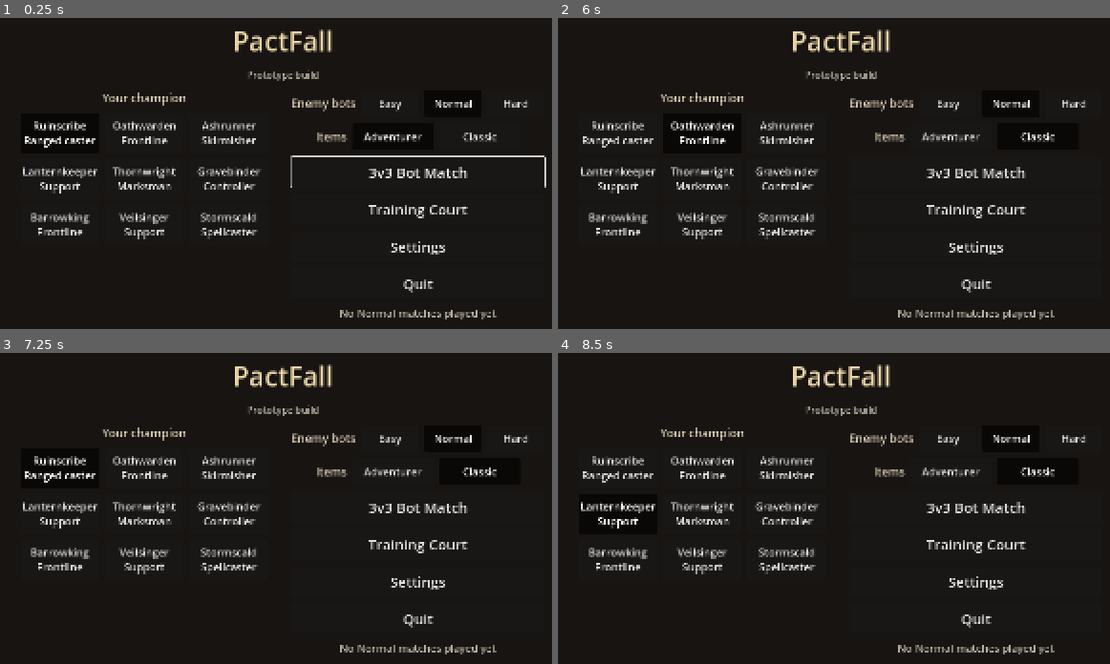
Above: before the commit, frames 1-4 (two rows, left to right).
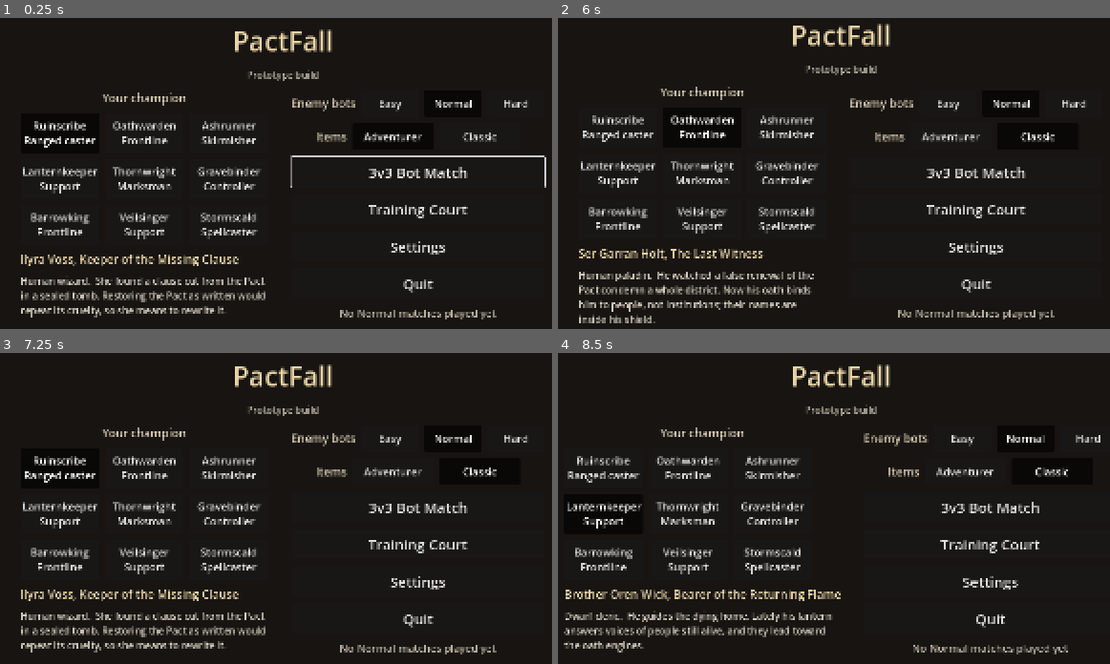
Above: after the commit, the same moments.

Repository: OminaMalum/Oath-and-Ruin
Game: Godot game, scene res://scenes/main.tscn
Same seed, same stepped clock (60 frames per second), same inputs: the game is played once before the commit and once after it.
Inputs:
- Up to frame 1 (0.25 s): no input
- Up to frame 2 (6 s): click "Easy" at 0.5 s; click "Easy" at 1.25 s; click "Normal" at 2 s; click "Normal" at 2.75 s; click "Classic" at 3.5 s; click "Classic" at 4.25 s; click "Ruinscribe Ranged caster" at 5 s; click "Oathwarden Frontline" at 5.75 s
- Up to frame 3 (7.25 s): click "Ruinscribe Ranged caster" at 6.5 s
- Up to frame 4 (8.5 s): click "Ashrunner Skirmisher" at 7.25 s; click "Lanternkeeper Support" at 8 s

The runs differ from the first frame. In frame 1, 2.5% of the frame differs, in the area x 3-49%, y 76-97%; in frame 2, 9.3%; in frame 3, 2.5%; in frame 4, 9.6%, in the area x 1-99%, y 25-97%.

Commit message:
Phase 3: Marginalia, Stand Behind Me, Patient Quarry, lore for all nine
Co-Authored-By: Claude Opus 5.5 <noreply@anthropic.com>
Claude-Session: https://claude.ai/code/session_01K9SmUkA29QzEXmf1q4eRcR

Diff:
--- a/data/champions/ashrunner.tres
+++ b/data/champions/ashrunner.tres
@@ -13,6 +13,10 @@
 id = &"ashrunner"
 display_name = "Ashrunner"
 role = "Mobile skirmisher"
+hero_name = "Neris Vale"
+title = "The Cinder Knife"
+ancestry = "Half-elf rogue"
+lore = "She burned the archive that held her company's bound debts. Now she smuggles people out of the wars those same contracts pay for."
 look = 9
 max_health = 470.0
 move_speed = 6.8
--- a/data/champions/barrowking.tres
+++ b/data/champions/barrowking.tres
@@ -13,6 +13,10 @@
 id = &"barrowking"
 display_name = "Barrowking"
 role = "Frontline"
+hero_name = "Torvald Cairn"
+title = "King Without a Kingdom"
+ancestry = "Half-orc barbarian"
+lore = "His crown rules a kingdom that lives only in burial songs. His ancestors demand conquest; he wants to earn them peace."
 look = 13
 max_health = 860.0
 move_speed = 5.85
--- a/data/champions/gravebinder.tres
+++ b/data/champions/gravebinder.tres
@@ -13,6 +13,10 @@
 id = &"gravebinder"
 display_name = "Gravebinder"
 role = "Controller"
+hero_name = "Maelin Dusk"
+title = "Advocate of the Unburied"
+ancestry = "Human necromancer"
+lore = "Some oath engines burn souls denied their rest. She bargains with the willing dead to free the others."
 look = 12
 max_health = 590.0
 move_speed = 6.0
--- a/data/champions/lanternkeeper.tres
+++ b/data/champions/lanternkeeper.tres
@@ -13,6 +13,10 @@
 id = &"lanternkeeper"
 display_name = "Lanternkeeper"
 role = "Support"
+hero_name = "Brother Oren Wick"
+title = "Bearer of the Returning Flame"
+ancestry = "Dwarf cleric"
+lore = "He guides the dying home. Lately his lantern answers voices of people still alive, and they lead toward the oath engines."
 look = 10
 max_health = 600.0
 move_speed = 6.1
--- a/data/champions/oathwarden.tres
+++ b/data/champions/oathwarden.tres
@@ -13,6 +13,10 @@
 id = &"oathwarden"
 display_name = "Oathwarden"
 role = "Frontline fighter"
+hero_name = "Ser Garran Holt"
+title = "The Last Witness"
+ancestry = "Human paladin"
+lore = "He watched a false renewal of the Pact condemn a whole district. Now his oath binds him to people, not institutions; their names are inside his shield."
 look = 8
 max_health = 820.0
 move_speed = 5.8
@@ -21,10 +25,11 @@
 fountain_heal = 80.0
 basic_attack = ExtResource("3_8um6y")
 abilities = Array[ExtResource("1_0iy75")]([ExtResource("2_r0s6u"), ExtResource("3_r0s6u"), ExtResource("5_ult"), ExtResource("9_f")])
-passive = 2
-passive_name = "Resolve"
-passive_description = "Below half health the Oathwarden takes 15% less damage."
-passive_value = 0.15
+passive = 11
+passive_name = "Stand Behind Me"
+passive_description = "After a Q or E cast, the next basic hit on a champion (within 6 s) shields the most hurt allied champion within 8 m for 90, 3 s. Every 8 s at most."
+passive_value = 90.0
+passive_range = 8.0
 primary_color = Color(0.34, 0.36, 0.38, 1)
 accent_color = Color(0.95, 0.8, 0.45, 1)
 item_build = Array[StringName]([&"oathbound_plate", &"ash_hourglass", &"wayfarer_greaves", &"ember_edge"])
--- a/data/champions/ruinscribe.tres
+++ b/data/champions/ruinscribe.tres
@@ -13,15 +13,19 @@
 id = &"ruinscribe"
 display_name = "Ruinscribe"
 role = "Ranged spellcaster"
+hero_name = "Ilyra Voss"
+title = "Keeper of the Missing Clause"
+ancestry = "Human wizard"
+lore = "She found a clause cut from the Pact in a sealed tomb. Restoring the Pact as written would repeat its cruelty, so she means to rewrite it."
 max_health = 560.0
 move_speed = 6.2
 fountain_heal = 80.0
 basic_attack = ExtResource("3_q3762")
 abilities = Array[ExtResource("1_vd65r")]([ExtResource("2_aiors"), ExtResource("3_aiors"), ExtResource("5_ult"), ExtResource("9_f")])
-passive = 1
-passive_name = "Inscribed"
-passive_description = "Every third Arcane Bolt that lands on the same target hits for 50% more."
-passive_value = 0.5
+passive = 10
+passive_name = "Marginalia"
+passive_description = "Binding Glyph inscribes the champions it hits for 4 s. Unmaking Lance on an inscribed champion wipes the mark and gives the Ruinscribe a 70 shield for 3 s."
+passive_value = 70.0
 primary_color = Color(0.4, 0.12, 0.11, 1)
 accent_color = Color(0.25, 0.8, 0.78, 1)
 item_build = Array[StringName]([&"ember_edge", &"ash_hourglass", &"wayfarer_greaves", &"oathbound_plate"])
--- a/data/champions/stormscald.tres
+++ b/data/champions/stormscald.tres
@@ -13,6 +13,10 @@
 id = &"stormscald"
 display_name = "Stormscald"
 role = "Spellcaster"
+hero_name = "Vaelis Rook"
+title = "The Living Conductor"
+ancestry = "Dragonborn sorcerer"
+lore = "Lightning struck him while it struck an oath engine. Its unfinished command now lives in his blood, and storms gather when he speaks."
 look = 15
 max_health = 530.0
 move_speed = 6.1
--- a/data/champions/thornwright.tres
+++ b/data/champions/thornwright.tres
@@ -13,17 +13,21 @@
 id = &"thornwright"
 display_name = "Thornwright"
 role = "Marksman"
+hero_name = "Saela Briar"
+title = "Warden of the Unfelled"
+ancestry = "Wood elf ranger"
+lore = "She once marked safe roads through the old woods. When they became invasion routes she erased them, and now she hunts the surveyors."
 look = 11
 max_health = 520.0
 move_speed = 6.2
 fountain_heal = 80.0
 basic_attack = ExtResource("3_b")
 abilities = Array[ExtResource("2_ab")]([ExtResource("4_a"), ExtResource("5_a"), ExtResource("6_a"), ExtResource("9_f")])
-passive = 5
-passive_name = "Steady Aim"
-passive_description = "Longbow arrows deal 15% more to targets more than 12 m away."
+passive = 12
+passive_name = "Patient Quarry"
+passive_description = "Longbow hits on a champion stack up to 3 marks (4 s). Charged Shot spends them: 15% more damage per mark."
 passive_value = 0.15
-passive_range = 12.0
+passive_range = 0.0
 primary_color = Color(0.24, 0.36, 0.2, 1)
 accent_color = Color(0.62, 0.85, 0.38, 1)
 item_build = Array[StringName]([&"ember_edge", &"wayfarer_greaves", &"ash_hourglass", &"oathbound_plate"])
--- a/data/champions/veilsinger.tres
+++ b/data/champions/veilsinger.tres
@@ -13,6 +13,10 @@
 id = &"veilsinger"
 display_name = "Veilsinger"
 role = "Support"
+hero_name = "Mirren Thale"
+title = "Voice Between Worlds"
+ancestry = "Half-elf bard"
+lore = "She knows a forbidden verse the Pact's seals answer to. Each song reveals more truth, and lets something beyond the seals listen."
 look = 14
 max_health = 540.0
 move_speed = 6.4
--- a/scripts/data/champion_def.gd
+++ b/scripts/data/champion_def.gd
@@ -16,11 +16,27 @@
 ## this unit regains passive_value health per second. ENCORE: allied champions
 ## within passive_range (and this one) move passive_value faster. STORMEYE:
 ## ground area bursts deal passive_value more to targets near their centre.
-enum Passive { NONE, INSCRIBE, RESOLVE, EMBER, LANTERN, LONGSHOT, TITHE, BARROWBLOOD, ENCORE, STORMEYE }
+## MARGINALIA: a slot 1 hit inscribes a champion; a slot 2 hit on an
+## inscribed one wipes the mark and shields this unit for passive_value.
+## STAND_BEHIND: after a Q or E cast, the next basic hit on a champion shields
+## the most hurt allied champion within passive_range for passive_value.
+## QUARRY: basic hits on one champion stack marks (up to 3); the next slot 1
+## hit on it spends them for passive_value more damage per mark.
+enum Passive { NONE, INSCRIBE, RESOLVE, EMBER, LANTERN, LONGSHOT, TITHE, BARROWBLOOD, ENCORE, STORMEYE,
+	MARGINALIA, STAND_BEHIND, QUARRY }
 
 @export var id: StringName
 @export var display_name: String = ""
 @export var role: String = ""
+@export_group("Lore")
+## The person behind the champion name, e.g. "Ilyra Voss".
+@export var hero_name: String = ""
+@export var title: String = ""
+## Ancestry and class, e.g. "Human wizard".
+@export var ancestry: String = ""
+## Two or three short sentences for the menu.
+@export_multiline var lore: String = ""
+@export_group("")
 @export var look: Look = Look.SPELLCASTER
 @export var kind: Kind = Kind.CHAMPION
 
--- a/scripts/sim/combat_authority.gd
+++ b/scripts/sim/combat_authority.gd
@@ -127,6 +127,8 @@
 
 
 func release_ability(caster: Unit, a: AbilityDef, target: Vector3, target_unit: Unit = null) -> void:
+	if caster.def.passive == ChampionDef.Passive.STAND_BEHIND and (a == caster.get_slot(1) or a == caster.get_slot(2)):
+		caster.passive_primed_until = time + PRIMED_TIME
 	match a.delivery:
 		AbilityDef.Delivery.PROJECTILE:
 			var p := SimProjectile.new()
@@ -286,6 +288,7 @@
 		else:
 			target.apply_compel(Unit.Compel.CHARM, source, a.charm_duration)
 	if proc_kind < 0 and a != null:
+		_hit_passives(source, target, a)
 		_item_passives(source, target, a)
 	if target.alive and target.health <= 0.0:
 		target.set_dead(source)
@@ -317,6 +320,15 @@
 			and target.def.kind != ChampionDef.Kind.STRUCTURE \
 			and Vector2(target.global_position.x - source.global_position.x, target.global_position.z - source.global_position.z).length() > source.def.passive_range:
 		f *= 1.0 + source.def.passive_value
+	if source.def.passive == ChampionDef.Passive.QUARRY and a != null and _markable(target):
+		var key := target.net_id
+		var m: Vector2 = source.passive_marks.get(key, Vector2(0, -100))
+		var n := int(m.x) if time - m.y <= MARK_TIME else 0
+		if a == source.def.basic_attack:
+			source.passive_marks[key] = Vector2(mini(n + 1, 3), time)
+		elif a == source.get_slot(1) and n > 0:
+			f *= 1.0 + source.def.passive_value * n
+			source.passive_marks.erase(key)
 	if source.def.passive == ChampionDef.Passive.TITHE and target.def.kind != ChampionDef.Kind.STRUCTURE and target.is_impaired():
 		f *= 1.0 + source.def.passive_value
 	return f
@@ -608,3 +620,50 @@
 		target.item_ready_at["bastion"] = time + bastion.passive_cooldown
 		target.apply_shield(bastion.passive_value + target.max_health * 0.1, 4.0)
 		unit_shielded.emit(target, target.shield)
+
+
+const MARK_TIME := 4.0      # MARGINALIA and QUARRY marks last this long
+const PASSIVE_SHIELD_TIME := 3.0
+const PRIMED_TIME := 6.0    # STAND_BEHIND: a cast primes the next hit this long
+const STAND_COOLDOWN := 8.0
+
+
+## Champions and training dummies take marks; minions and structures do not.
+static func _markable(u: Unit) -> bool:
+	return u.def.kind == ChampionDef.Kind.CHAMPION or u.def.kind == ChampionDef.Kind.DUMMY
+
+
+## Champion passives that react to a landed hit (MARGINALIA, STAND_BEHIND).
+## QUARRY changes the damage itself, in passive_damage_factor.
+func _hit_passives(source: Unit, target: Unit, a: AbilityDef) -> void:
+	if not _markable(target) or not source.alive:
+		return
+	match source.def.passive:
+		ChampionDef.Passive.MARGINALIA:
+			if a == source.get_slot(1):
+				source.passive_marks[target.net_id] = Vector2(1, time)
+			elif a == source.get_slot(2):
+				var m: Vector2 = source.passive_marks.get(target.net_id, Vector2(0, -100))
+				if m.x > 0 and time - m.y <= MARK_TIME:
+					source.passive_marks.erase(target.net_id)
+					source.apply_shield(source.def.passive_value, PASSIVE_SHIELD_TIME)
+					unit_shielded.emit(source, source.shield)
+		ChampionDef.Passive.STAND_BEHIND:
+			if a == source.def.basic_attack and time <= source.passive_primed_until and time >= source.passive_ready_at:
+				var best: Unit = null
+				for u in units:
+					if u.alive and u.team == source.team and u.def.kind == ChampionDef.Kind.CHAMPION \
+							and _flat(u.global_position, source.global_position) <= source.def.passive_range \
+							and (best == null or _shield_need(u) > _shield_need(best)):
+						best = u
+				if best:
+					source.passive_primed_until = -1.0
+					source.passive_ready_at = time + STAND_COOLDOWN
+					best.apply_shield(source.def.passive_value, PASSIVE_SHIELD_TIME)
+					unit_shielded.emit(best, best.shield)
+
+
+## Who needs a shield most: missing health share; the caster itself counts
+## a little less, so a hurt ally beside it wins a tie.
+static func _shield_need(u: Unit) -> float:
+	return 1.0 - u.health / u.max_health - (0.05 if u.def.passive == ChampionDef.Passive.STAND_BEHIND else 0.0)
--- a/scripts/sim/unit.gd
+++ b/scripts/sim/unit.gd
@@ -105,6 +105,12 @@
 var upgrade_pending: bool = false
 ## INSCRIBE passive: basic attack hits landed per target (net_id -> count).
 var hit_streak := {}
+## MARGINALIA and QUARRY marks this unit has put on others:
+## net_id -> Vector2(count, authority time placed).
+var passive_marks := {}
+## STAND_BEHIND: primed until this authority time; ready again at the other.
+var passive_primed_until: float = -1.0
+var passive_ready_at: float = -1.0
 
 var cast_phase: CastPhase = CastPhase.NONE
 var cast_slot: int = -1
@@ -889,6 +895,8 @@
 	for i in cooldowns.size():
 		cooldowns[i] = 0.0
 	hit_streak.clear()
+	passive_marks.clear()
+	passive_primed_until = -1.0
 	collision_layer = LAYER_UNITS
 	reset_physics_interpolation()  # drawn position jumps to the spawn, no slide across the map
 	respawned.emit()
--- a/scripts/ui/main_menu.gd
+++ b/scripts/ui/main_menu.gd
@@ -60,6 +60,23 @@
 	left.add_child(grid)
 	var row := grid
 	var group := ButtonGroup.new()
+	# Who the picked champion is: name, title, class and a few lines of story.
+	var who := Label.new()
+	who.add_theme_font_size_override("font_size", 24)
+	who.add_theme_color_override("font_color", Color(0.92, 0.84, 0.66))
+	var story := Label.new()
+	story.autowrap_mode = TextServer.AUTOWRAP_WORD_SMART
+	story.custom_minimum_size = Vector2(519, 0)
+	story.add_theme_font_size_override("font_size", 20)
+	story.add_theme_color_override("font_color", Color(0.85, 0.82, 0.76))
+	var show_lore := func(id: StringName) -> void:
+		var d := load("res://data/champions/%s.tres" % id) as ChampionDef
+		if d == null or d.hero_name.is_empty():
+			who.text = ""
+			story.text = ""
+			return
+		who.text = "%s, %s" % [d.hero_name, d.title]
+		story.text = "%s.  %s" % [d.ancestry, d.lore]
 	for c in [["Ruinscribe", "Ranged caster", &"ruinscribe"], ["Oathwarden", "Frontline", &"oathwarden"], ["Ashrunner", "Skirmisher", &"ashrunner"],
 			["Lanternkeeper", "Support", &"lanternkeeper"], ["Thornwright", "Marksman", &"thornwright"], ["Gravebinder", "Controller", &"gravebinder"],
 			["Barrowking", "Frontline", &"barrowking"], ["Veilsinger", "Support", &"veilsinger"], ["Stormscald", "Spellcaster", &"stormscald"]]:
@@ -71,8 +88,13 @@
 		b.add_theme_font_size_override("font_size", 22)
 		var id: StringName = c[2]
 		b.button_pressed = Session.champion == id
-		b.pressed.connect(func() -> void: Session.champion = id)
+		b.pressed.connect(func() -> void:
+			Session.champion = id
+			show_lore.call(id))
 		row.add_child(b)
+	left.add_child(who)
+	left.add_child(story)
+	show_lore.call(Session.champion)
 	# Enemy bot difficulty: three toggles in a row, saved with the settings.
 	var diff_row := HBoxContainer.new()
 	diff_row.add_theme_constant_override("separation", 12)
--- a/tests/run_tests.gd
+++ b/tests/run_tests.gd
@@ -44,10 +44,10 @@
 		"test_upgrade_choice", "test_roster",
 		"test_second_slot_and_pierce", "test_stun", "test_knife_slow",
 		"test_ultimate_unlock", "test_unmaking_word", "test_unbroken_oath", "test_ashfall",
-		"test_passive_inscribe", "test_passive_resolve", "test_passive_ember", "test_last_hit_xp",
+		"test_marginalia", "test_stand_behind", "test_passive_ember", "test_last_hit_xp",
 		"test_gold_and_shop", "test_items_change_stats", "test_bots_buy_items", "test_recall",
 		"test_batch_b_data", "test_root", "test_pull", "test_bramble_field", "test_mark",
-		"test_lantern_heals", "test_dawnlight", "test_longshot", "test_tithe",
+		"test_lantern_heals", "test_dawnlight", "test_quarry", "test_tithe",
 		"test_batch_c_data", "test_taunt", "test_charm", "test_war_song", "test_encore", "test_storm_wall",
 		"test_tempest", "test_barrow_blood", "test_kings_wrath",
 		"test_fourth_ability_data", "test_fold_step", "test_searing_light", "test_smoke_veil",
@@ -829,36 +829,6 @@
 	check(is_equal_approx(SCRIBE.max_health - crossed.health, fall.damage * me.damage_mult), "an enemy crossed takes the damage")
 	check(crossed.is_stunned(), "and is stunned")
 	check(missed.health == SCRIBE.max_health and not missed.is_stunned(), "an enemy off the line is untouched")
-
-
-func test_passive_inscribe() -> void:
-	var me := spawn(SCRIBE, 0, Vector3.ZERO)
-	var target := spawn(DUMMY, 1, Vector3(0, 0, -6))
-	var other := spawn(DUMMY, 1, Vector3(3, 0, -6))
-	await ticks(2)
-	var bolt := SCRIBE.basic_attack
-	var hits: Array[float] = []
-	target.damaged.connect(func(amount: float, _src: Unit) -> void: hits.append(amount))
-	for i in 3:
-		authority.apply_damage(me, target, bolt.damage, bolt)
-	check(hits.size() == 3 and is_equal_approx(hits[0], bolt.damage) and is_equal_approx(hits[1], bolt.damage), "the first two bolts hit normally")
-	check(is_equal_approx(hits[2], bolt.damage * (1.0 + SCRIBE.passive_value)), "the third bolt on the same target hits for +%.0f%%" % (SCRIBE.passive_value * 100.0))
-	authority.apply_damage(me, other, bolt.damage, bolt)
-	check(is_equal_approx(DUMMY.max_health - other.health, bolt.damage), "the count is per target")
-	authority.apply_damage(me, target, 10.0, SCRIBE.get_slot(1))
-	check(is_equal_approx(DUMMY.max_health - target.health, bolt.damage * (3.0 + SCRIBE.passive_value) + 10.0), "abilities do not count or get the bonus")
-
-
-func test_passive_resolve() -> void:
-	var warden := spawn(WARDEN, 0, Vector3.ZERO)
-	var enemy := spawn(SCRIBE, 1, Vector3(0, 0, -6))
-	await ticks(2)
-	authority.apply_damage(enemy, warden, 100.0, null)
-	check(is_equal_approx(WARDEN.max_health - warden.health, 100.0), "above half health a hit lands in full")
-	warden.health = warden.max_health * 0.4
-	var before := warden.health
-	authority.apply_damage(enemy, warden, 100.0, null)
-	check(is_equal_approx(before - warden.health, 100.0 * (1.0 - WARDEN.passive_value)), "below half health hits are softened by %.0f%%" % (WARDEN.passive_value * 100.0))
 
 
 func test_passive_ember() -> void:
@@ -1347,6 +1317,79 @@
 	check(finished >= 6, "bots at the fountain with gold buy finished items (%d)" % finished)
 
 
+func test_marginalia() -> void:
+	var me := spawn(SCRIBE, 0, Vector3.ZERO)
+	var foe := spawn(DUMMY, 1, Vector3(0, 0, -6))
+	await ticks(2)
+	authority.apply_damage(me, foe, 10.0, SCRIBE.get_slot(2))
+	check(me.shield == 0.0, "Marginalia: the lance alone gives no shield")
+	authority.apply_damage(me, foe, 10.0, SCRIBE.get_slot(1))
+	authority.apply_damage(me, foe, 10.0, SCRIBE.get_slot(2))
+	check(is_equal_approx(me.shield, SCRIBE.passive_value), "glyph then lance on the same target: a %d shield" % roundi(SCRIBE.passive_value))
+	me.shield = 0.0
+	authority.apply_damage(me, foe, 10.0, SCRIBE.get_slot(2))
+	check(me.shield == 0.0, "the mark is spent")
+	authority.apply_damage(me, foe, 10.0, SCRIBE.get_slot(1))
+	await secs(CombatAuthority.MARK_TIME + 0.2)
+	authority.apply_damage(me, foe, 10.0, SCRIBE.get_slot(2))
+	check(me.shield == 0.0, "a mark older than %d s does nothing" % roundi(CombatAuthority.MARK_TIME))
+	var minion := spawn(MELEE, 1, Vector3(3, 0, -6))
+	await ticks(1)
+	authority.apply_damage(me, minion, 1.0, SCRIBE.get_slot(1))
+	authority.apply_damage(me, minion, 1.0, SCRIBE.get_slot(2))
+	check(me.shield == 0.0, "minions cannot be inscribed")
+
+
+func test_stand_behind() -> void:
+	var warden := spawn(WARDEN, 0, Vector3.ZERO)
+	var ally := spawn(SCRIBE, 0, Vector3(3, 0, 0))
+	var far := spawn(SCRIBE, 0, Vector3(30, 0, 0))
+	var foe := spawn(SCRIBE, 1, Vector3(0, 0, -2))
+	await ticks(2)
+	ally.health = ally.max_health * 0.5
+	far.health = far.max_health * 0.2
+	authority.apply_damage(warden, foe, 10.0, WARDEN.basic_attack)
+	check(ally.shield == 0.0, "Stand Behind Me: an unprimed hit shields nobody")
+	await _cast(warden, 1, warden.global_position, 0.6)
+	authority.apply_damage(warden, foe, 10.0, WARDEN.basic_attack)
+	check(is_equal_approx(ally.shield, WARDEN.passive_value) and far.shield == 0.0, "after a cast, the next hit shields the most hurt ally in reach")
+	ally.shield = 0.0
+	await _cast(warden, 2, foe.global_position, 0.6)
+	authority.apply_damage(warden, foe, 10.0, WARDEN.basic_attack)
+	check(ally.shield == 0.0, "then it waits %d s" % roundi(CombatAuthority.STAND_COOLDOWN))
+	authority.apply_damage(warden, foe, 10.0, WARDEN.basic_attack)
+	ally.health = ally.max_health
+	warden.health = warden.max_health * 0.5
+	await secs(CombatAuthority.STAND_COOLDOWN)
+	warden.cooldowns.fill(0.0)
+	await _cast(warden, 2, foe.global_position, 0.6)
+	authority.apply_damage(warden, foe, 10.0, WARDEN.basic_attack)
+	check(warden.shield > 0.0, "with no hurt ally it shields the Oathwarden")
+
+
+func test_quarry() -> void:
+	var me := spawn(THORN, 0, Vector3.ZERO)
+	var foe := spawn(DUMMY, 1, Vector3(0, 0, -8))
+	await ticks(2)
+	var shot := THORN.get_slot(1)
+	var h := foe.health
+	authority.apply_damage(me, foe, 100.0, shot)
+	check(is_equal_approx(h - foe.health, 100.0), "Patient Quarry: an unmarked target takes plain damage")
+	for i in 5:
+		authority.apply_damage(me, foe, 1.0, THORN.basic_attack)
+	h = foe.health
+	authority.apply_damage(me, foe, 100.0, shot)
+	check(is_equal_approx(h - foe.health, 100.0 * (1.0 + 3.0 * THORN.passive_value)), "three marks at most: +%d%%" % roundi(300.0 * THORN.passive_value))
+	h = foe.health
+	authority.apply_damage(me, foe, 100.0, shot)
+	check(is_equal_approx(h - foe.health, 100.0), "the marks are spent")
+	authority.apply_damage(me, foe, 1.0, THORN.basic_attack)
+	await secs(CombatAuthority.MARK_TIME + 0.2)
+	h = foe.health
+	authority.apply_damage(me, foe, 100.0, shot)
+	check(is_equal_approx(h - foe.health, 100.0), "marks fade after %d s" % roundi(CombatAuthority.MARK_TIME))
+
+
 func test_root() -> void:
 	var me := spawn(GRAVE, 0, Vector3.ZERO)
 	var foe := spawn(WARDEN, 1, Vector3(0, 0, -8))
@@ -1438,19 +1481,6 @@
 	var dawn := LANTERN.get_slot(3)
 	check(ally.health >= 100.0 + dawn.ally_heal, "dawnlight heals the ally in it (%.0f)" % ally.health)
 	check(foe.health < DUMMY.max_health, "and burns the enemy")
-
-
-func test_longshot() -> void:
-	var me := spawn(THORN, 0, Vector3.ZERO)
-	var near := spawn(DUMMY, 1, Vector3(-3, 0, -8))
-	await ticks(2)
-	var bow := THORN.basic_attack
-	await _cast(me, 0, near.global_position, 0.8)
-	check(is_equal_approx(DUMMY.max_health - near.health, bow.damage), "Longbow at 8.5 m: plain damage")
-	var far := spawn(DUMMY, 1, Vector3(3, 0, -18))
-	await secs(0.5)  # the bow's cooldown
-	await _cast(me, 0, far.global_position, 1.4)
-	check(is_equal_approx(DUMMY.max_health - far.health, bow.damage * (1.0 + THORN.passive_value)), "Steady Aim: beyond %.0f m it hits %d%% harder" % [THORN.passive_range, roundi(THORN.passive_value * 100.0)])
 
 
 func test_tithe() -> void:
Not shown, changed: docs/DESIGN.md
